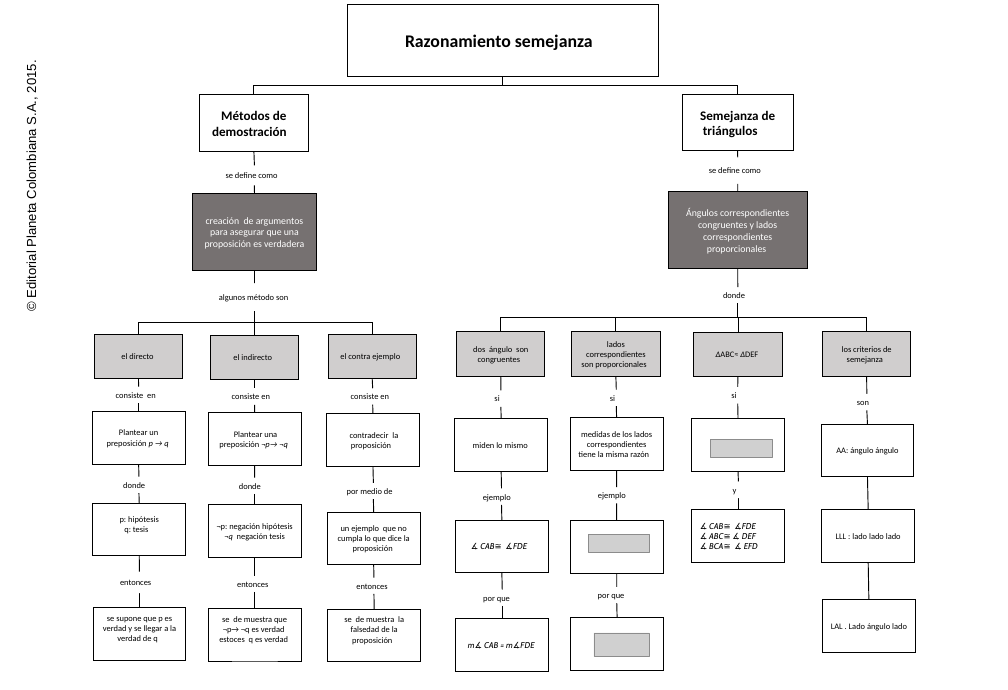
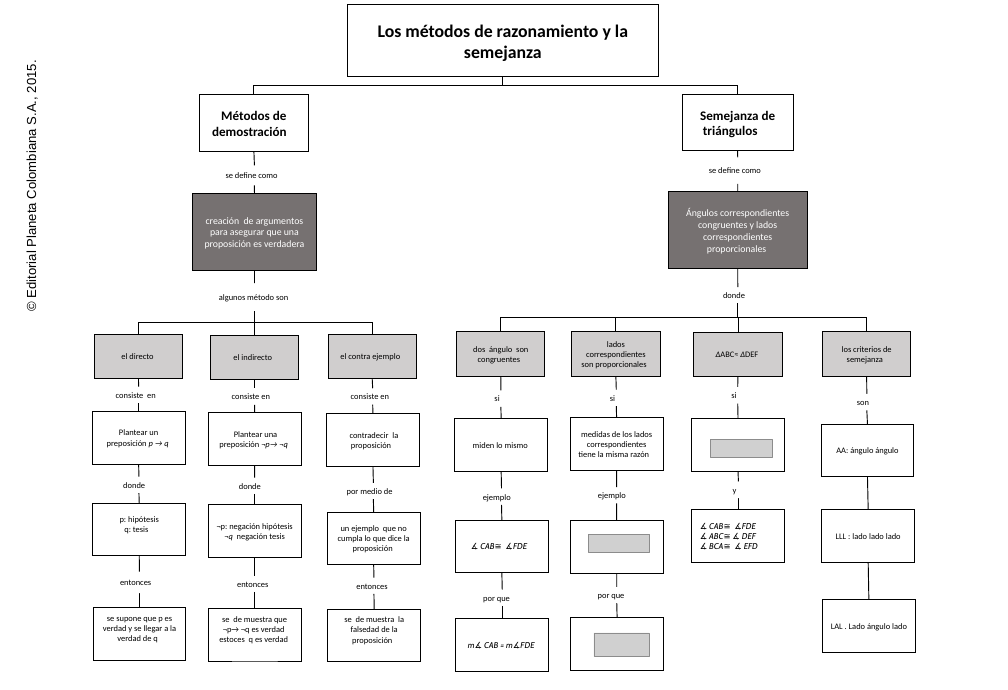
Before and after one commit to AulaPlanetaColombia/Matematicas, a slide deck: slide 1 of fuentes/contenidos/grado09/guion09/MapaConceptual_MA_09_09_CO.pptx. Drawn at 1008x690 pixels with LibreOffice and Linux fonts; fonts in the diff are those of the drawing; grey boxes stand for pictures; background and template pictures are left out. Boxes give left, top, right and bottom in pixels: in the first picture for what was removed or moved away, otherwise in the second. Text is boxed around its words. In the diff, an @@ line names an element or a change of style, - is before the commit and + after.

```diff
--- a/fuentes/contenidos/grado09/guion09/MapaConceptual_MA_09_09_CO.pptx
+++ b/fuentes/contenidos/grado09/guion09/MapaConceptual_MA_09_09_CO.pptx
@@ text in rectangle at (378,24,628,61): text changed @@
-Razonamiento semejanza
+Los métodos de razonamiento y la semejanza
```
Also in this commit, not shown: 14 other files.
